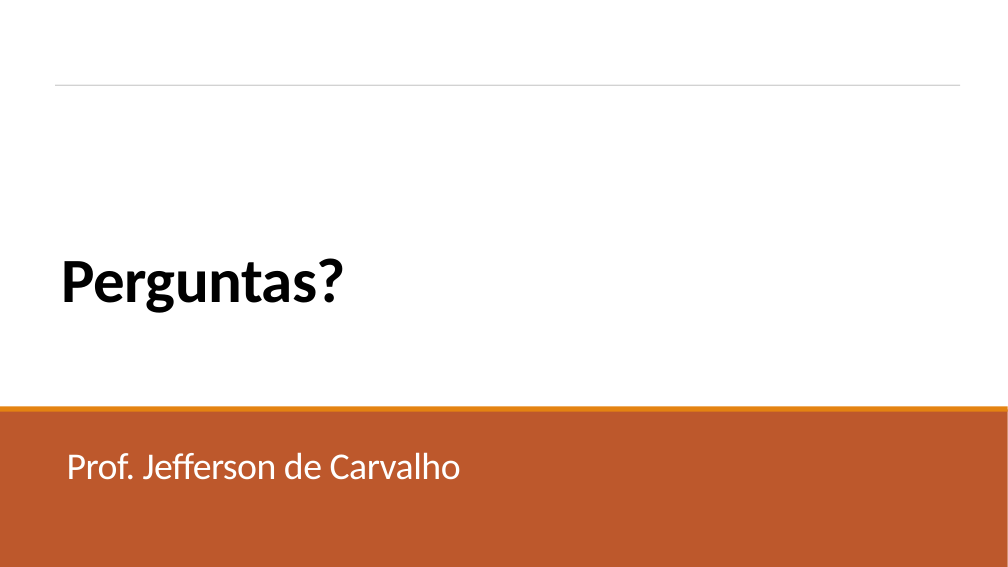
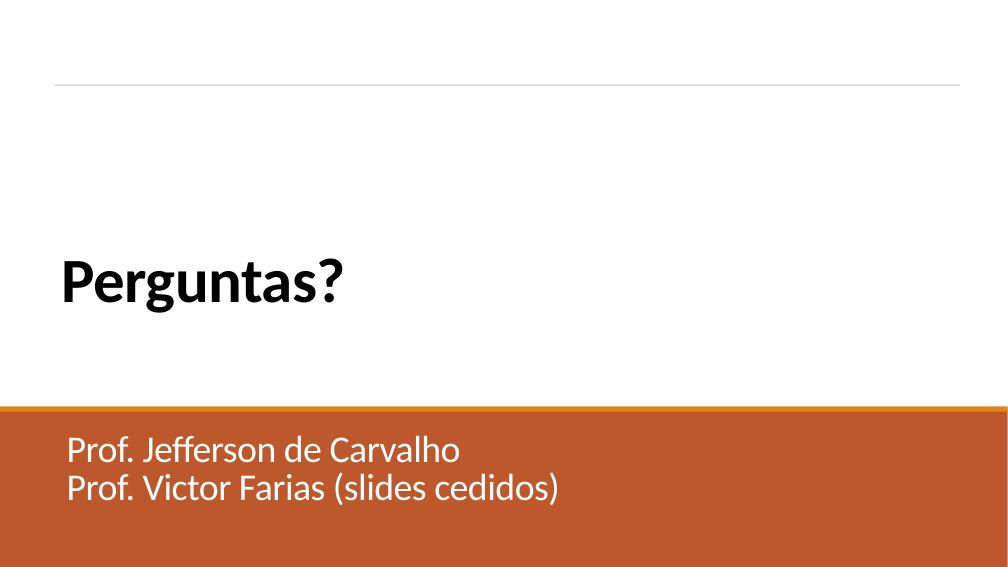
Before and after one commit to jeffersoncarvalho/ufc_2023_2, a slide deck: slide 10 of LMS/slides/0 - Introdução_disciplina.pptx. Drawn at 1008x567 pixels with LibreOffice and Linux fonts; fonts in the diff are those of the drawing. Boxes give left, top, right and bottom in pixels: in the first picture for what was removed or moved away, otherwise in the second. Text is boxed around its words. In the diff, an @@ line names an element or a change of style, - is before the commit and + after.

```diff
--- a/LMS/slides/0 - Introdução_disciplina.pptx
+++ b/LMS/slides/0 - Introdução_disciplina.pptx
@@ text "Prof. Jefferson de Carvalho": place and size @@
-text "Prof. Jefferson de Carvalho" at (67,452,461,480)
+text "Prof. Jefferson de Carvalho" at (67,435,560,505)
@@ text at (67,472,560,505): paragraph added @@
+Prof. Victor Farias (slides cedidos)
```
Also in this commit, not shown: 1 other slide changed, 8 other files.
